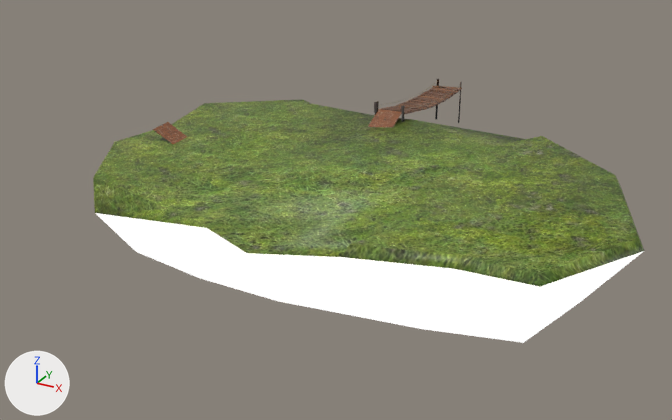
Two versions of the OBJ model ProyectoFinal/Models/ZonaC/ChinampaC.obj, one commit apart.
The view is the same before and after, from a camera (50 mm lens) standing at (437.0, -177.0, 123.0) and looking at (289.0, 92.0, -12.0). Arrows for +X, +Y and +Z are at lower left; the lights stay in place. The picture after the commit comes second. Where no turn or scale is listed for an object, it has been applied to the vertices. Vertices at exactly the same position are counted once.

Objects in the first picture: 'Island_Final', 'defaultMaterial.029', 'defaultMaterial.031', 'defaultMaterial.032' and 2 more.
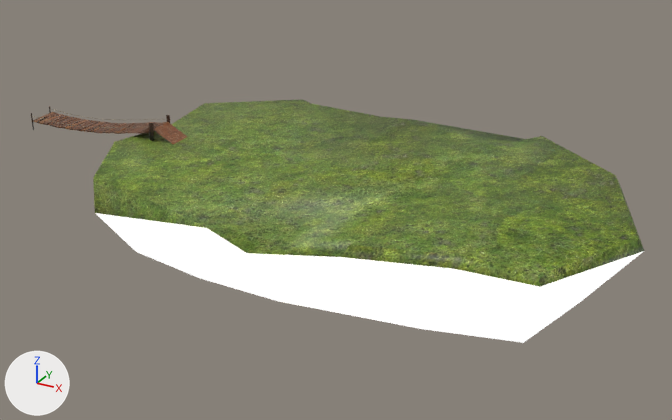
Where the change shows, as pixel boxes (x1, y1, x2, y2) in the pictures (672 x 420 px):
'defaultMaterial.023', added (brown)
    after: (33, 112, 166, 134)
'defaultMaterial.031', deleted (brown)
    before: (378, 86, 462, 114)
'defaultMaterial.029', deleted (brown)
    before: (368, 109, 402, 128)
'defaultMaterial.032', deleted
    before: (374, 79, 462, 123)
'defaultMaterial.024', added
    after: (31, 106, 170, 141)
'defaultMaterial.022', added
    after: (34, 109, 155, 128)
part 1 of me_island_final, surface changed
    both: (93, 100, 640, 287)

What the commit changed:
me_island_final has 45 vertices, 86 faces and spans x 217.0..400.0, y 10.0..138.0, z -12.0..13.0.
me_island_final is used by ob_island_final; location (0.0, 0.0, 0.0).
me_island_final part 1: texture (UV) coordinates of 43 of 86 faces, centred in x 219.0..393.0, y 22.0..133.0, z 8.0..13.0, changed; they spanned u 0.0..0.98, v 0.0..0.99 and now span u 0.0..0.8, v 0.0..1.0.
Mesh me_defaultmaterial_024 is new.
It has 280 vertices, 544 faces and spans x 170.5..231.1, y 64.7..75.5, z 7.0..19.3.
It uses material mat_supportbeam_texture_set (picture img_image_0_jpg).
Mesh me_defaultmaterial_023 is new.
It has 302 vertices, 456 faces and spans x 171.2..228.6, y 63.8..75.9, z 10.4..16.3.
It uses material mat_wood_texture_set (picture img_image_9_jpg).
Mesh me_defaultmaterial_022 is new.
It has 272 vertices, 536 faces and spans x 170.8..229.4, y 65.1..75.3, z 12.1..17.7.
It uses material mat_rope_texture_set (picture img_image_3_jpg).
Object 'defaultMaterial.029' (ob_defaultmaterial_029) is deleted.
Object 'defaultMaterial.031' (ob_defaultmaterial_031) is deleted.
Object 'defaultMaterial.032' (ob_defaultmaterial_032) is deleted.
Object 'defaultMaterial.024' (ob_defaultmaterial_024) is new; it shows me_defaultmaterial_024.
Its location is (0.0, 0.0, 0.0).
Object 'defaultMaterial.023' (ob_defaultmaterial_023) is new; it shows me_defaultmaterial_023.
Its location is (0.0, 0.0, 0.0).
Object 'defaultMaterial.022' (ob_defaultmaterial_022) is new; it shows me_defaultmaterial_022.
Its location is (0.0, 0.0, 0.0).
